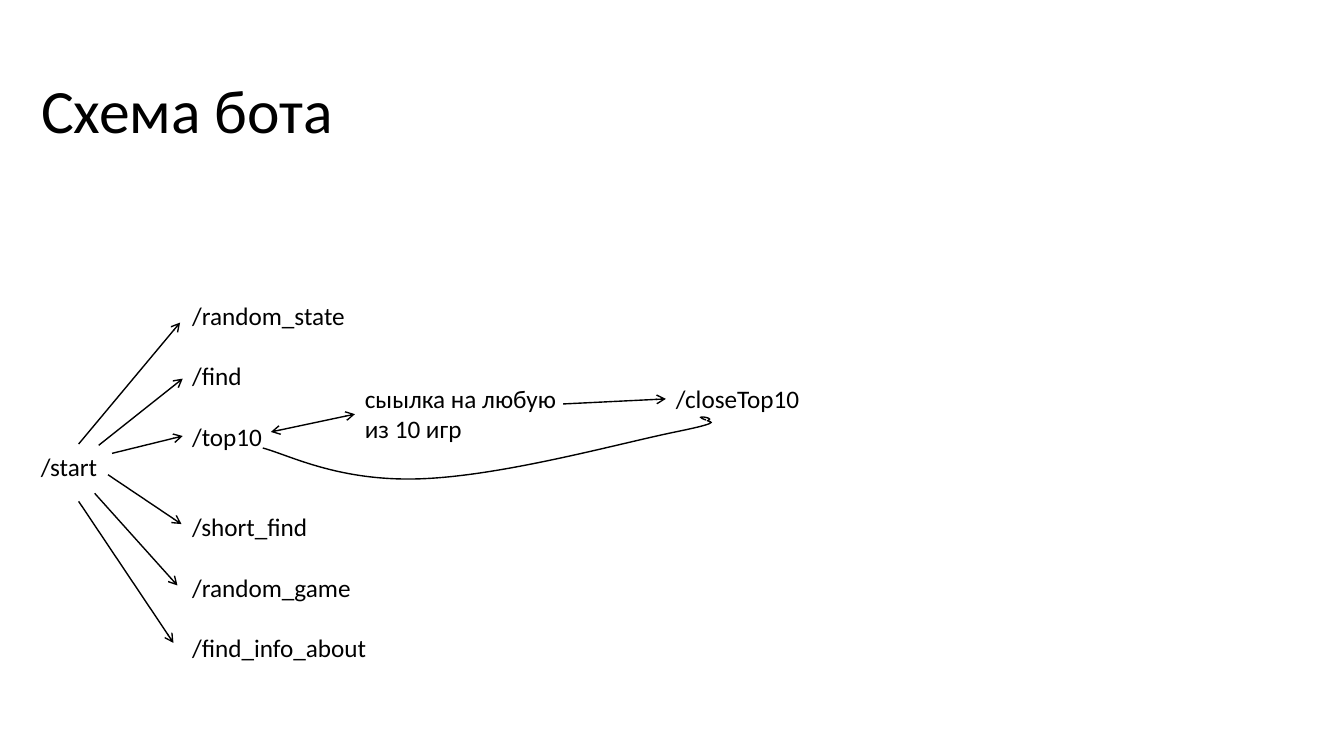
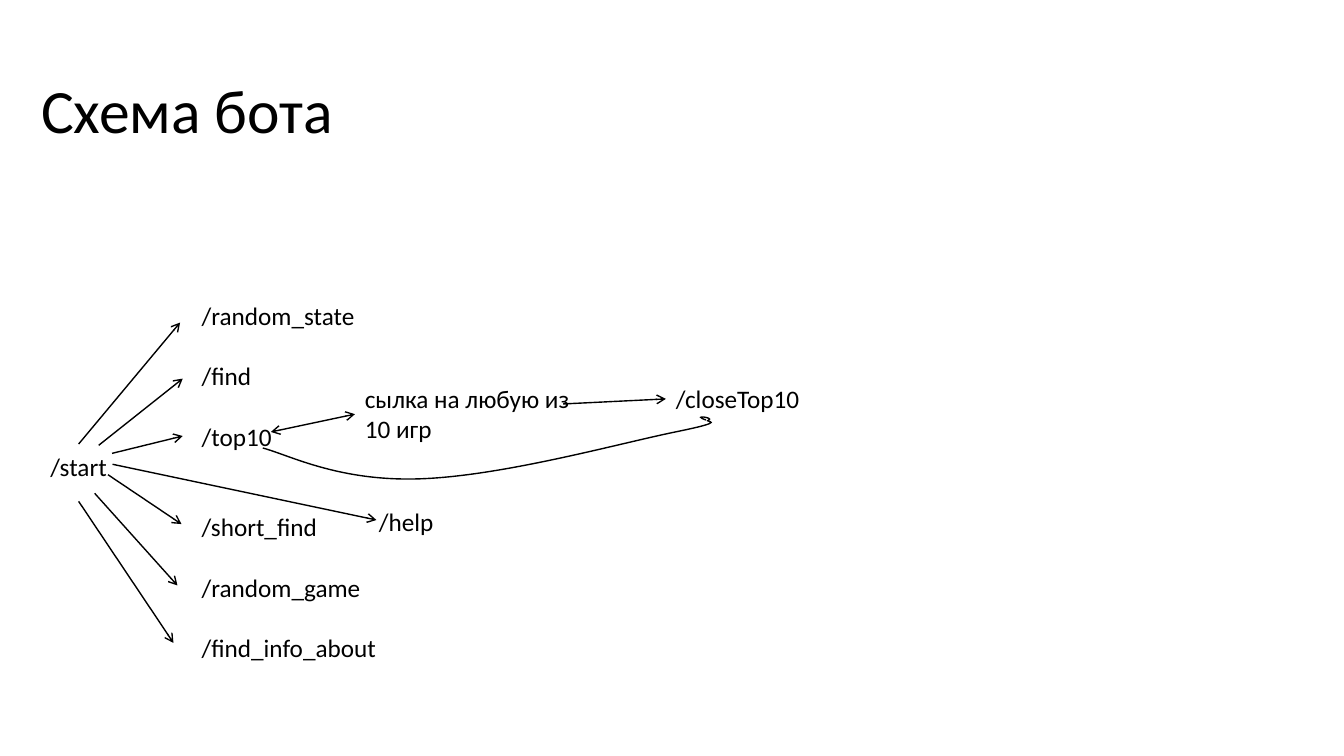
Before and after one commit to ThibaDaniil/VikiTeleBot, a slide deck: slide 3 of VikiTeleBot.pptx. Drawn at 1344x756 pixels with LibreOffice and Linux fonts; fonts in the diff are those of the drawing. Boxes give left, top, right and bottom in pixels: in the first picture for what was removed or moved away, otherwise in the second. Text is boxed around its words. In the diff, an @@ line names an element or a change of style, - is before the commit and + after.

```diff
--- a/VikiTeleBot.pptx
+++ b/VikiTeleBot.pptx
@@ text "/random_state": place and size @@
-text "/random_state" at <box>192,307,366,661</box>
+text "/random_state" at <box>202,307,376,661</box>
@@ text at <box>365,391,569,442</box>: text changed @@
-сыылка на любую из 10 игр
+сылка на любую из 10 игр
@@ arrow added from (113, 465) to (376, 520), #000000 1 pt @@
@@ text added at <box>379,513,433,535</box>, 18 pt, text #000000 @@
+/help
```
Also in this commit, not shown: 2 other slides changed.
